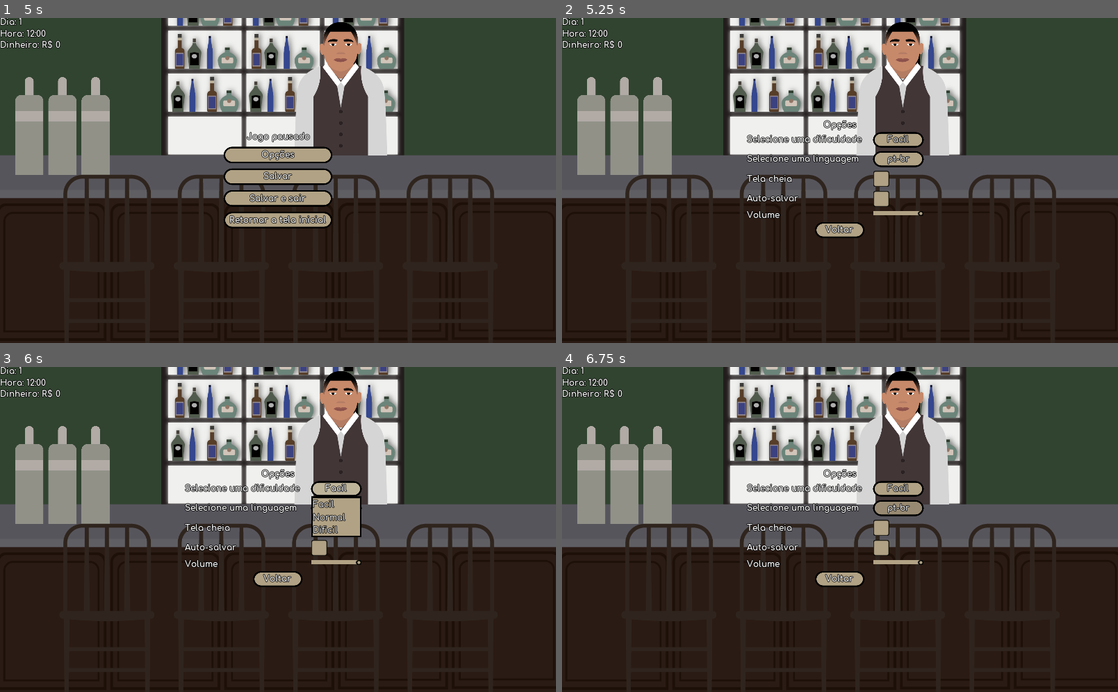
Above: before the commit, frames 1-4 (two rows, left to right).
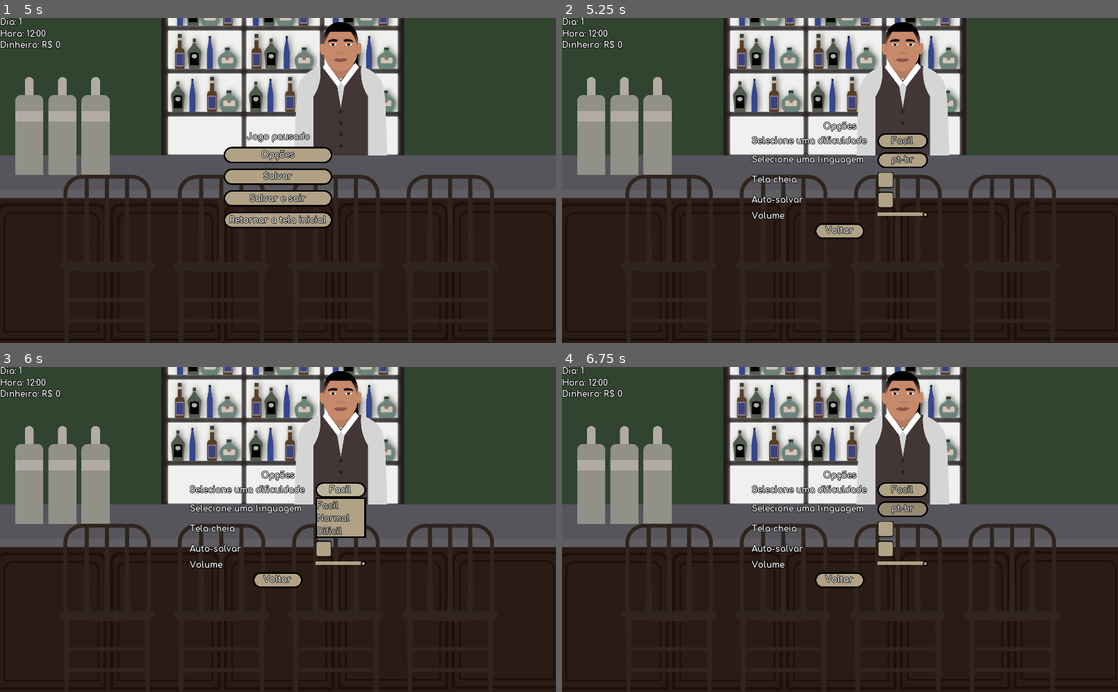
Above: after the commit, the same moments.

Repository: gustavopedrosob/buteco
Game: Godot game, scene res://scenes/Game.tscn
The game is run twice, just before and just after one commit, with the same random seed, the same clock (stepped at 60 frames per second) and the same inputs. This scene is started directly instead of the project's main scene.
Inputs (mouse positions are in pixels of both pictures, inside the frame that each line leads up to):
- Up to frame 1 (5 s): tap Enter at 0.5, 2, 3.5 s; move the mouse to (400, 164) at 0.52 s; hold Right (ui_right) 0.53-1.28 s; hold E (interagir) 0.53-1.28 s; tap Space (ui_select) at 0.77, 1.25, 1.52, 2.75, 3.02, 3.77, 4.52 s; move the mouse to (166, 196) at 1.27 s; hold S 1.28-2.03 s; tap E (interagir) at 1.35, 2.85, 4.35 s; move the mouse to (333, 109) at 2.02 s; hold E (interagir) 2.03-2.78 s; hold Right (ui_right) 2.03-3.53 s; move the mouse to (250, 245) at 2.77 s; move the mouse to (444, 229) at 3.52 s; hold E (interagir) 3.53-4.28 s; hold Left (ui_left) from 3.53 s (still down); tap Escape (ui_cancel) at 4.15 s; move the mouse to (111, 131) at 4.27 s
- Up to frame 2 (5.25 s): release Left (ui_left) at 5 s; click "Opções" at 5 s
- Up to frame 3 (6 s): click "Facil" at 5.75 s
- Up to frame 4 (6.75 s): click "pt-br" at 6.5 s

Frame 1 is identical in both runs. In frame 2, 2.3% of the frame differs, in the area x 33-66%, y 31-68%; in frame 3, 2.5%; in frame 4, 2.3%.
Error in both runs: Invalid type in function 'file_exists' in base '_Directory'. Cannot convert argument 1 from Nil to String. (res://scripts/Barman)

Commit message:
Agora o menu de opções esta sempre centralizado.

Diff:
--- a/scenes/Options.tscn
+++ b/scenes/Options.tscn
@@ -14,6 +14,7 @@
 margin_right = 683.0
 margin_bottom = 407.0
 theme = ExtResource( 1 )
+alignment = 1
 script = ExtResource( 12 )
 __meta__ = {
 "_edit_use_anchors_": false
--- a/scenes/Pause.tscn
+++ b/scenes/Pause.tscn
@@ -4,27 +4,23 @@
 [ext_resource path="res://scenes/Options.tscn" type="PackedScene" id=2]
 [ext_resource path="res://scripts/Pause.gd" type="Script" id=4]
 
-[node name="Pause" type="Control"]
+[node name="Pause" type="CenterContainer"]
 pause_mode = 2
 anchor_right = 1.0
 anchor_bottom = 1.0
 theme = ExtResource( 1 )
 script = ExtResource( 4 )
-__meta__ = {
-"_edit_use_anchors_": false,
-"_edit_vertical_guides_": [ 511.772 ]
-}
 
 [node name="Options" parent="." instance=ExtResource( 2 )]
 visible = false
-anchor_left = 0.5
-anchor_top = 0.5
-anchor_right = 0.5
-anchor_bottom = 0.5
-margin_left = -171.0
-margin_top = -110.0
-margin_right = 171.0
-margin_bottom = 110.0
+margin_top = 190.0
+margin_bottom = 410.0
+
+[node name="Difficulty" parent="Options/GridContainer" index="1"]
+items = [ "Facil", null, 0, false, false, 0, 0, null, "", false, "Normal", null, 0, false, false, 1, 0, null, "", false, "Dificil", null, 0, false, false, 2, 0, null, "", false ]
+
+[node name="Language" parent="Options/GridContainer" index="3"]
+items = [ "pt-br", null, 0, false, false, 0, 0, null, "", false, "en-us", null, 0, false, false, 1, 0, null, "", false ]
 
 [node name="Pause" type="VBoxContainer" parent="."]
 margin_left = 412.0
